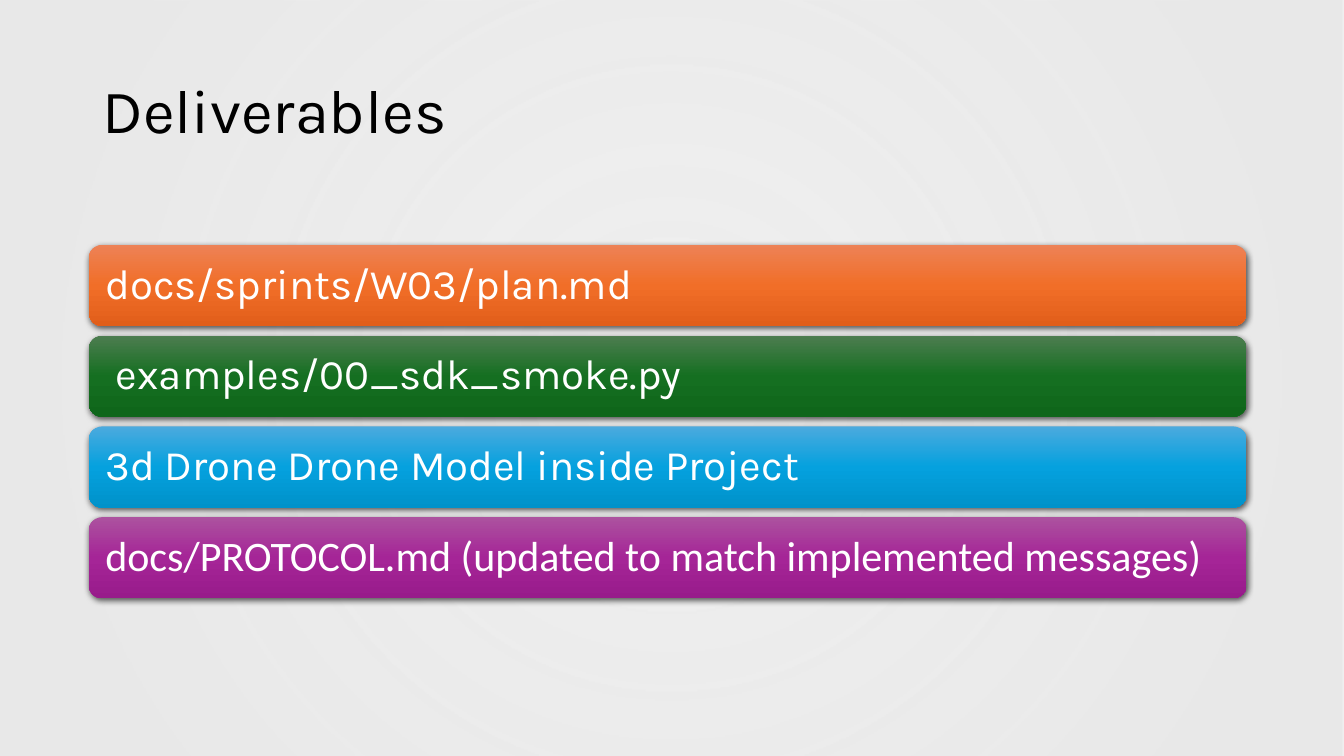
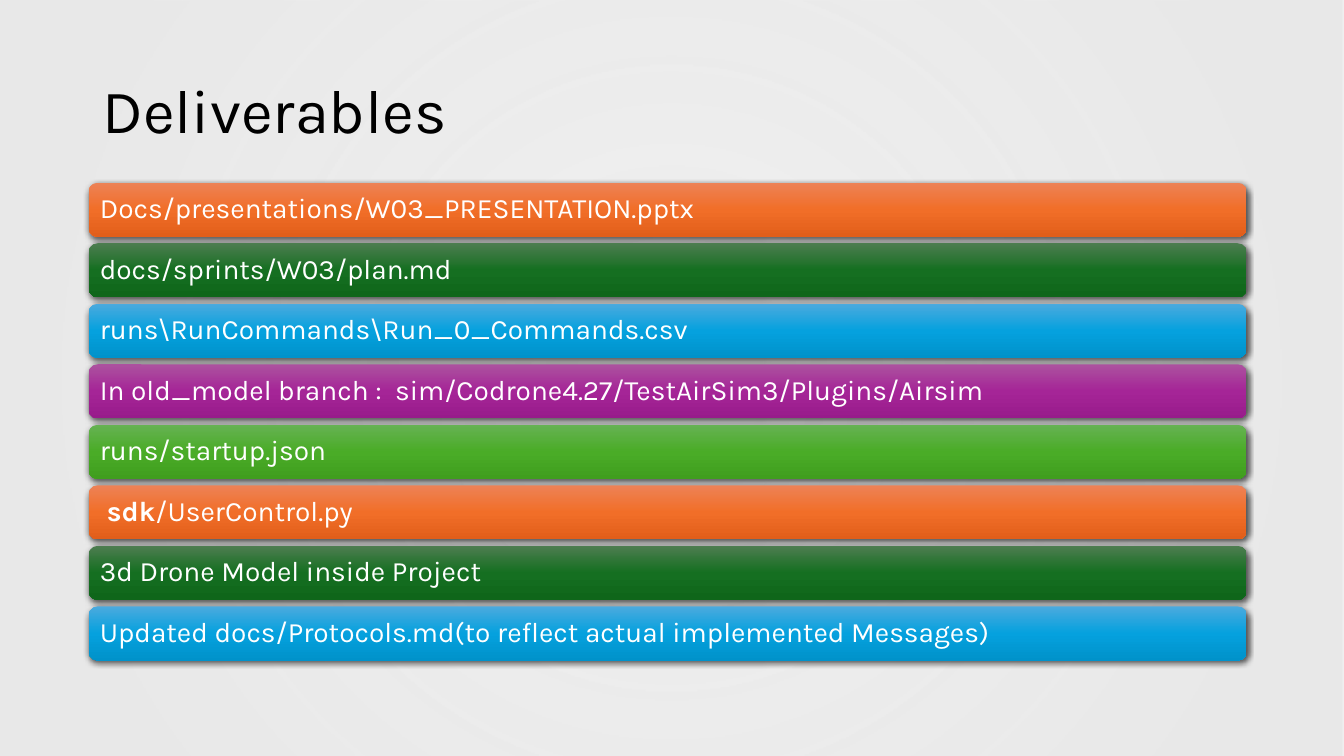
Before and after one commit to ctrl-muna/499-Codrone-Sim, a slide deck: slide 9 of docs/Presentation/W03_ PRESENTATION.pptx (slide 8 before the commit). Drawn at 1344x756 pixels with LibreOffice and Linux fonts; fonts in the diff are those of the drawing. Boxes give left, top, right and bottom in pixels: in the first picture for what was removed or moved away, otherwise in the second. Text is boxed around its words. In the diff, an @@ line names an element or a change of style, - is before the commit and + after.

Commit message:
Updating protocols and adding week 3 presentation

```diff
--- a/docs/Presentation/W03_ PRESENTATION.pptx
+++ b/docs/Presentation/W03_ PRESENTATION.pptx
@@ rounded rectangle: place and size @@
-rounded rectangle at [89,245,1247,327]
+rounded rectangle at [89,182,1247,237]
@@ rounded rectangle: place and size @@
-rounded rectangle at [89,336,1247,417]
+rounded rectangle at [89,243,1247,297]
@@ text "docs/sprints/W03/plan.md" at [100,258,452,286]: size 30 to 20 pt; less space between paragraphs @@
@@ rounded rectangle: place and size @@
-rounded rectangle at [89,426,1247,508]
+rounded rectangle at [89,424,1247,479]
@@ rounded rectangle at [89,424,1247,479]: fill gradient #4CAADF to #05A2DF to #0092CB to gradient #66B354 to #4BAD28 to #409F1E @@
@@ text at [107,500,353,528]: text changed; size 30 to 20 pt @@
-examples/00_sdk_smoke.py
+sdk/UserControl.py
@@ rounded rectangle: place and size @@
-rounded rectangle at [89,517,1247,599]
+rounded rectangle at [89,545,1247,600]
@@ rounded rectangle at [89,545,1247,600]: fill gradient #AC53A0 to #A62598 to #991C8B to gradient #4D7E50 to #156F21 to #0F661B @@
@@ text at [100,561,481,588]: text changed; size 30 to 20 pt @@
-3d Drone Drone Model inside Project
+3d Drone Model inside Project
@@ group added at [89,197,1247,661]: 4 texts, 4 rounded rectangles @@
+Docs/presentations/W03_PRESENTATION.pptx
+runs\RunCommands\Run_0_Commands.csv
+In old_model branch : sim/Codrone4.27/TestAirSim3/Plugins/Airsim
+runs/startup.json
@@ text at [100,621,989,649]: text changed; size 30 to 20 pt; font Calibri to Karla @@
-docs/PROTOCOL.md (updated to match implemented messages)
+Updated docs/Protocols.md(to reflect actual implemented Messages)
```
Also in this commit, not shown: 5 other slides changed, 2 slides added, 1 slide removed, 1 other file.
